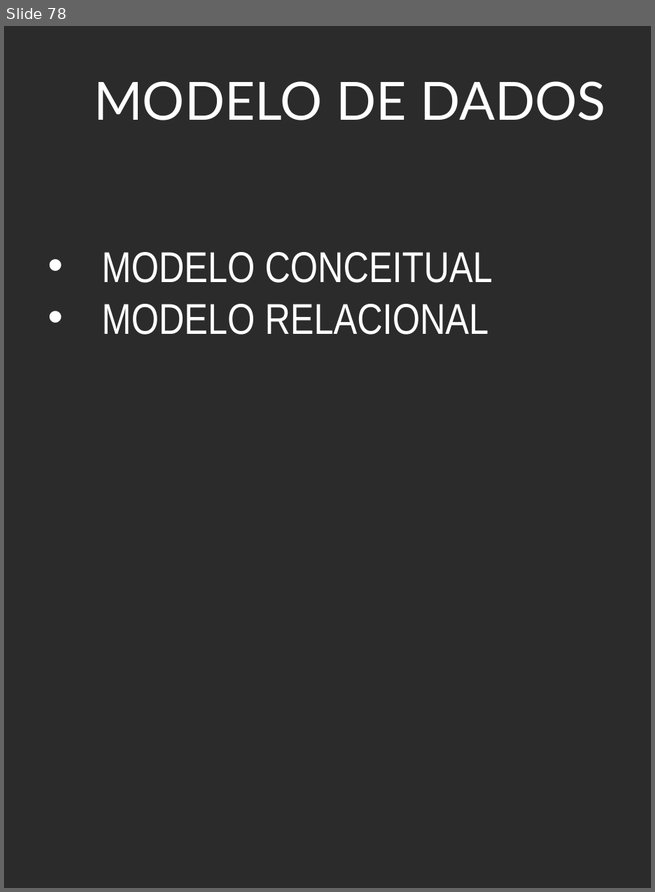
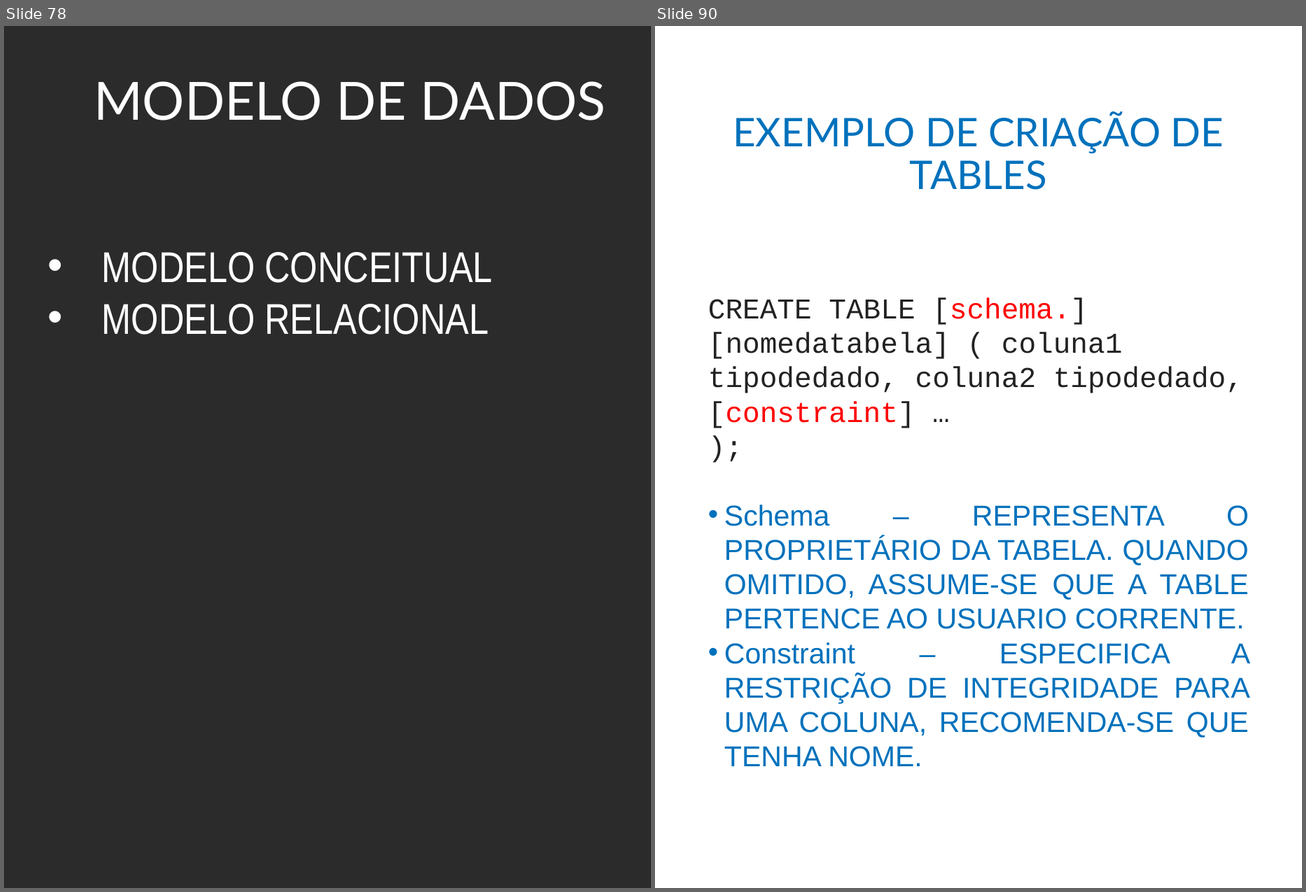
Before and after one commit to adilsonlopesoracle/BancodeDados_Gracas, a slide deck: BANCO DE DADOS_Atualizado.pptx. Shown side by side, each under a label of ours: slide 78 before the commit, slides 78 and 90 after it; the slides between them are not shown. The pictures are 655x892 and 1306x892 pixels, drawn with LibreOffice and Linux fonts; fonts in the diff are those of the drawing; background and template pictures are left out; a plain dark background stands for a picture behind light text. Boxes give left, top, right and bottom in pixels: in the first picture for what was removed or moved away, otherwise in the second. Text is boxed around its words. In the diff, an @@ line names an element or a change of style, - is before the commit and + after.

```diff
--- a/BANCO DE DADOS_Atualizado.pptx
+++ b/BANCO DE DADOS_Atualizado.pptx
@@ slide 90 added at (655, 26, 1302, 888), background #FFFFFF @@
@@ title added at (733, 112, 1223, 190), 33 pt, text #0071BC @@
+EXEMPLO DE CRIAÇÃO DE TABLES
@@ text added at (708, 298, 1250, 767), 24 pt, text #0071BC @@
+CREATE TABLE [schema.] [nomedatabela] ( coluna1 tipodedado, coluna2 tipodedado, [constraint] …
+);
+• Schema – REPRESENTA O PROPRIETÁRIO DA TABELA. QUANDO OMITIDO, ASSUME-SE QUE A TABLE PERTENCE AO USUARIO CORRENTE.
+• Constraint – ESPECIFICA A RESTRIÇÃO DE INTEGRIDADE PARA UMA COLUNA, RECOMENDA-SE QUE TENHA NOME.
```
Also in this commit, not shown: 89 other slides added, 1 slide removed.
